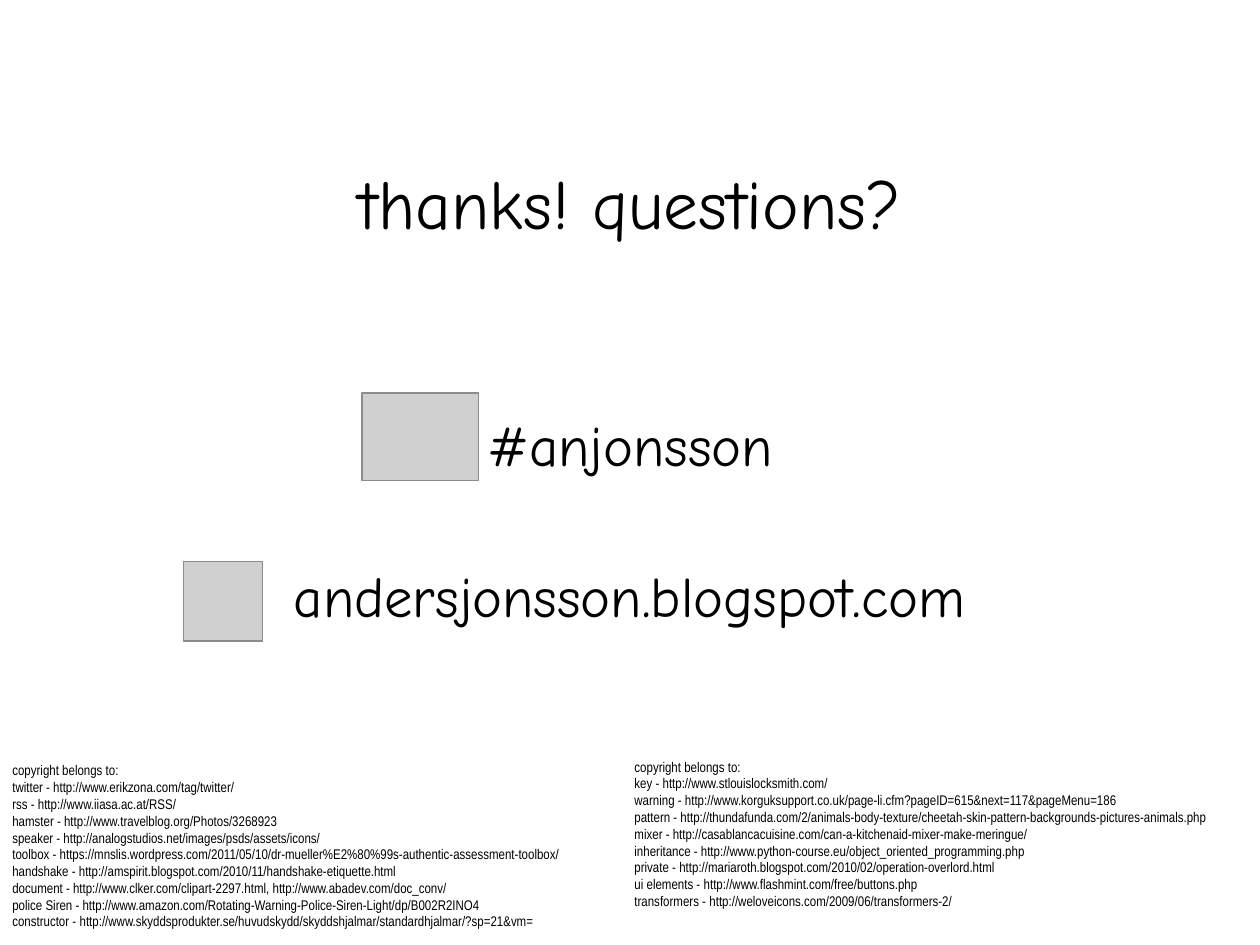
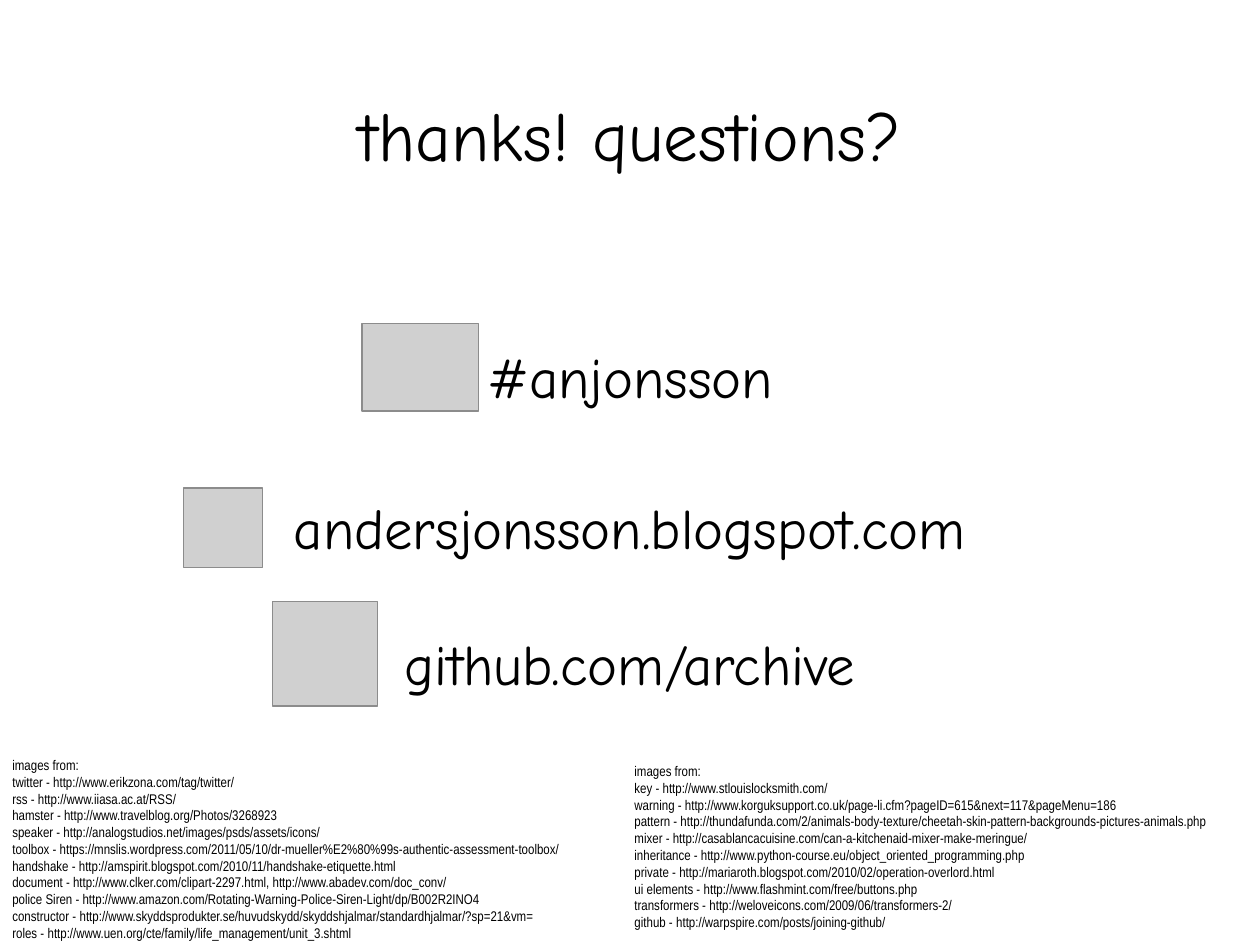
Before and after one commit to archive/talk-mixin-in-js, a slide deck: slide 22 of presentation/Mixins and mixes in JavaScript.pptx. Drawn at 1260x945 pixels with LibreOffice and Linux fonts; fonts in the diff are those of the drawing; grey boxes stand for pictures. Boxes give left, top, right and bottom in pixels: in the first picture for what was removed or moved away, otherwise in the second. Text is boxed around its words. In the diff, an @@ line names an element or a change of style, - is before the commit and + after.

```diff
--- a/presentation/Mixins and mixes in JavaScript.pptx
+++ b/presentation/Mixins and mixes in JavaScript.pptx
@@ title at (x1=294, y1=112, x2=966, y2=696): text changed @@
-thanks! questions?
-#anjonsson
-andersjonsson.blogspot.com
+thanks! questions?
+#anjonsson
+andersjonsson.blogspot.com
+github.com/archive
@@ picture moved from (x1=362, y1=393, x2=478, y2=480) to (x1=362, y1=324, x2=478, y2=411) @@
@@ picture moved from (x1=184, y1=562, x2=263, y2=641) to (x1=184, y1=488, x2=263, y2=567) @@
@@ picture added at (x1=273, y1=601, x2=378, y2=706) @@
@@ text at (x1=12, y1=760, x2=79, y2=773): text changed @@
-copyright belongs to:
+images from:
@@ text at (x1=634, y1=766, x2=701, y2=779): text changed @@
-copyright belongs to:
+images from:
@@ text at (x1=12, y1=928, x2=352, y2=941): paragraph added @@
+roles - http://www.uen.org/cte/family/life_management/unit_3.shtml
@@ text at (x1=634, y1=917, x2=885, y2=930): paragraph added @@
+github - http://warpspire.com/posts/joining-github/
```
Also in this commit, not shown: 2 other slides changed.
